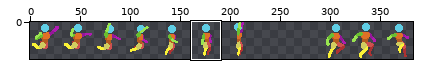
Sprite sheet -- Assets/Characters/jump sprite-Sheet.png. Above: a wide view before the commit, with the close-up outlined.
Close-up. Before the edit:
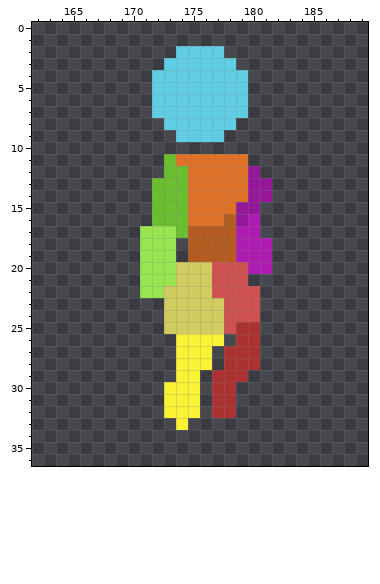
The file is 384x37 pixels. Shown: x 162..189, y 0..36. The wide view leaves out empty margins.
Once edited:
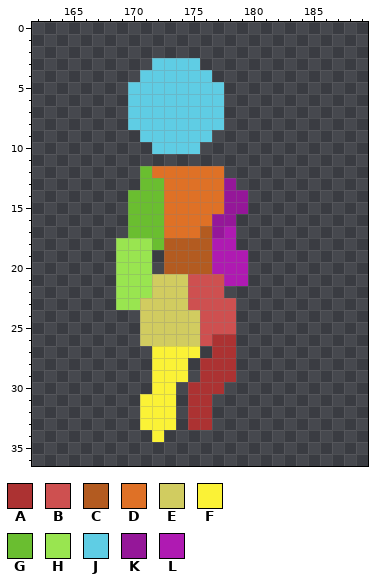
Palette (. is transparent): A #ac3232  B #ce5050  C #b35b20  D #df7126  E #d1cc60  F #fbf236  G #6abe30  H #99e550  J #5fcde4  K #951799  L #af1ab2
From old to new:
There is now colour A in row 26 at x 178; in rows 27 to 28 at x 177; in rows 29 to 32 at x 176; in row 33 at x 175 to 176.
The edit turns colour F into colour A in row 26 at x 177; in row 28 at x 176; in rows 30 to 32 at x 175.
The edit turns colour E into colour B in rows 21 to 22 at x 175 to 176; in row 23 at x 175 to 177; in rows 24 to 25 at x 176 to 177.
The edit turns colour F into colour B in row 26 at x 176.
There is now colour C in rows 18 to 19 at x 174.
The edit turns colour E into colour C in row 20 at x 174 to 176.
The edit turns colour H into colour C in rows 18 to 20 at x 173.
There is now colour D in row 12 at x 172.
The edit turns colour C into colour D in row 17 at x 175.
The edit turns colour G into colour D in rows 12 to 16 at x 173 to 174; in row 17 at x 174.
The edit turns colour H into colour D in row 17 at x 173.
There is now colour E in rows 23 to 25 at x 171 to 172; in row 26 at x 171 to 173.
The edit turns colour F into colour E in row 26 at x 174 to 175.
The edit turns colour H into colour E in row 21 at x 172 to 173; in row 22 at x 172.
There is now colour F in rows 27 to 29 at x 172 to 173; in row 30 at x 172; in rows 31 to 32 at x 171 to 172; in row 33 at x 171 to 173; in row 34 at x 172.
There is now colour G in rows 12 to 13 at x 171; in rows 14 to 16 at x 170 to 171; in row 17 at x 170.
The edit turns colour H into colour G in row 17 at x 171 to 172; in row 18 at x 172.
There is now colour H in rows 18 to 23 at x 169 to 170.
There is now colour J in row 3 at x 172; in row 4 at x 171; in rows 5 to 7 at x 170 to 171; in row 8 at x 170 to 172; in row 9 at x 171 to 173; in row 10 at x 172 to 175.
The edit turns colour C into colour K in row 16 at x 178; in row 17 at x 177.
The edit turns colour D into colour K in row 13 at x 178; in row 14 at x 178 to 179; in row 15 at x 178; in row 16 at x 177.
The edit turns colour B into colour L in row 20 at x 177 to 179; in row 21 at x 178 to 179.
The edit turns colour C into colour L in row 17 at x 178; in rows 18 to 19 at x 177 to 178.
The edit erases colour A in rows 25 to 28 at x 179 to 180; in row 29 at x 179; in row 30 at x 178; in rows 31 to 32 at x 177 to 178.
The edit erases colour B in row 22 at x 178 to 180; in rows 23 to 24 at x 179 to 180.
The edit erases colour D in row 11 at x 174 to 179; in row 12 at x 178 to 179; in row 13 at x 179.
The edit erases colour F in row 27 at x 176; in rows 28 to 29 at x 175; in rows 30 to 33 at x 174.
The edit erases colour G in row 11 at x 173.
The edit erases colour H in rows 19 to 20 at x 172.
The edit erases colour J in row 2 at x 174 to 177; in row 3 at x 176 to 178; in row 4 at x 177 to 179; in rows 5 to 7 at x 178 to 179; in row 8 at x 178; in row 9 at x 177.
The edit erases colour K in row 12 at x 180; in rows 13 to 14 at x 180 to 181; in row 15 at x 180; in row 16 at x 179.
The edit erases colour L in row 16 at x 180; in row 17 at x 179 to 180; in row 18 at x 179 to 181; in rows 19 to 20 at x 180 to 181.
Where, in picture pixels (left, top, right, bottom), the same in both close-ups:
changed: (116, 46, 272, 442)
